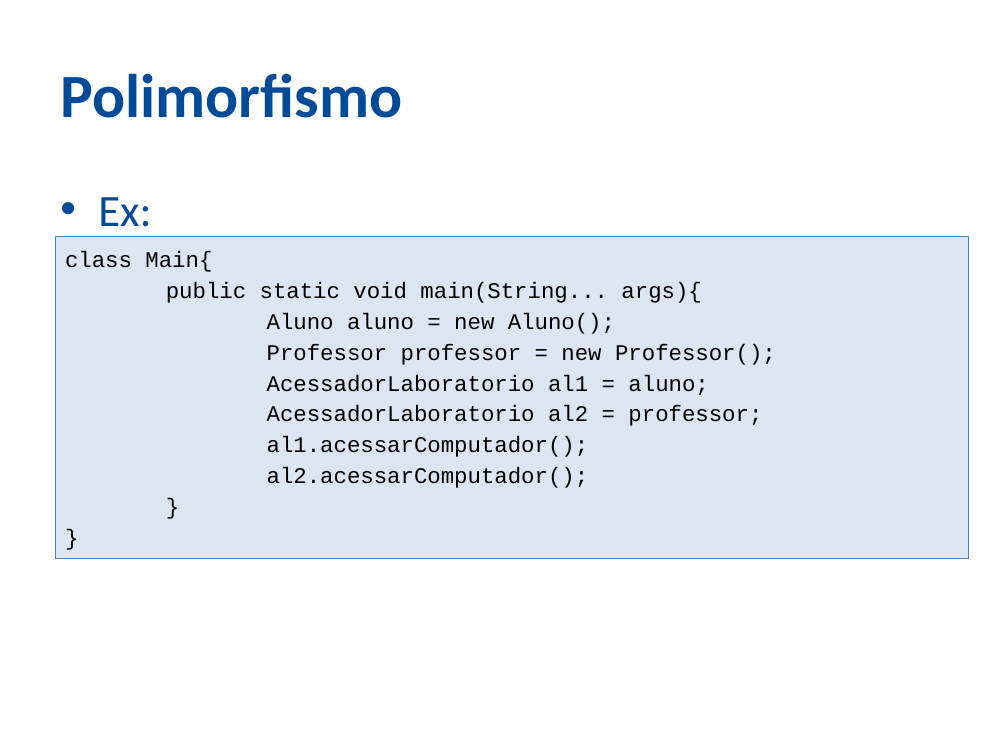
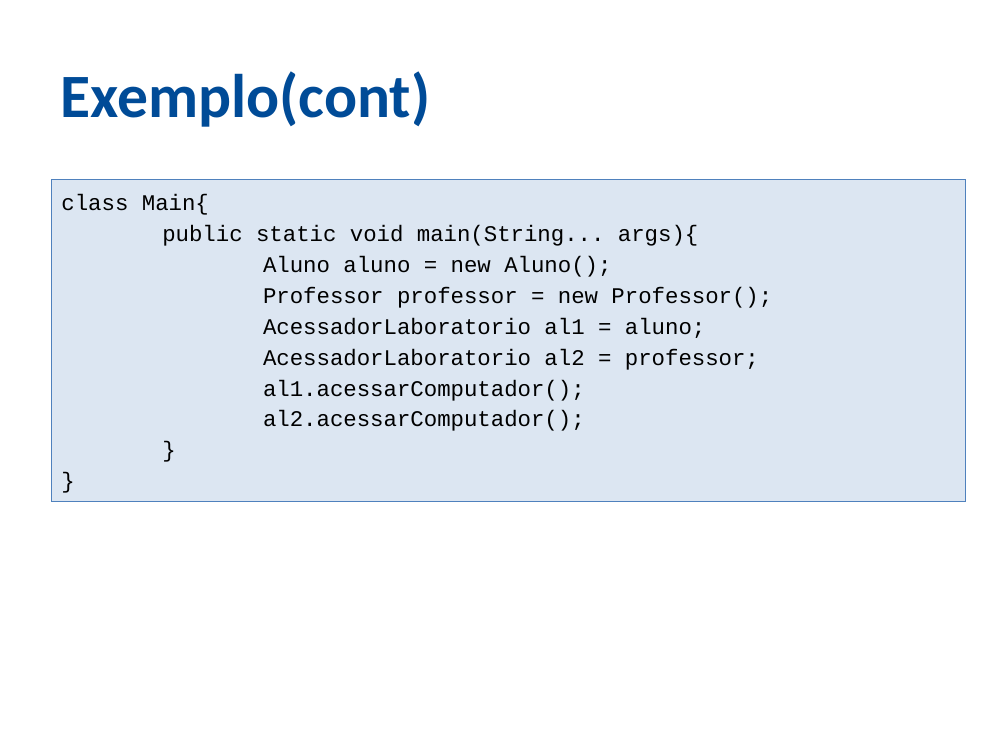
Before and after one commit to ozieljose/java6cert, a slide deck: slide 17 of slides/9-OO.pptx. Drawn at 1008x756 pixels with LibreOffice and Linux fonts; fonts in the diff are those of the drawing; background and template pictures are left out. Boxes give left, top, right and bottom in pixels: in the first picture for what was removed or moved away, otherwise in the second. Text is boxed around its words. In the diff, an @@ line names an element or a change of style, - is before the commit and + after.

```diff
--- a/slides/9-OO.pptx
+++ b/slides/9-OO.pptx
@@ title at (x1=60, y1=71, x2=430, y2=127): text changed @@
-Polimorfismo
+Exemplo(cont)
@@ rectangle "class Main{" moved from (x1=55, y1=236, x2=969, y2=558) to (x1=51, y1=179, x2=965, y2=502) @@
@@ text removed at (x1=98, y1=197, x2=151, y2=237) @@
-• Ex:
```
Also in this commit, not shown: 27 other slides changed, 1 slide removed, 4 other files.
